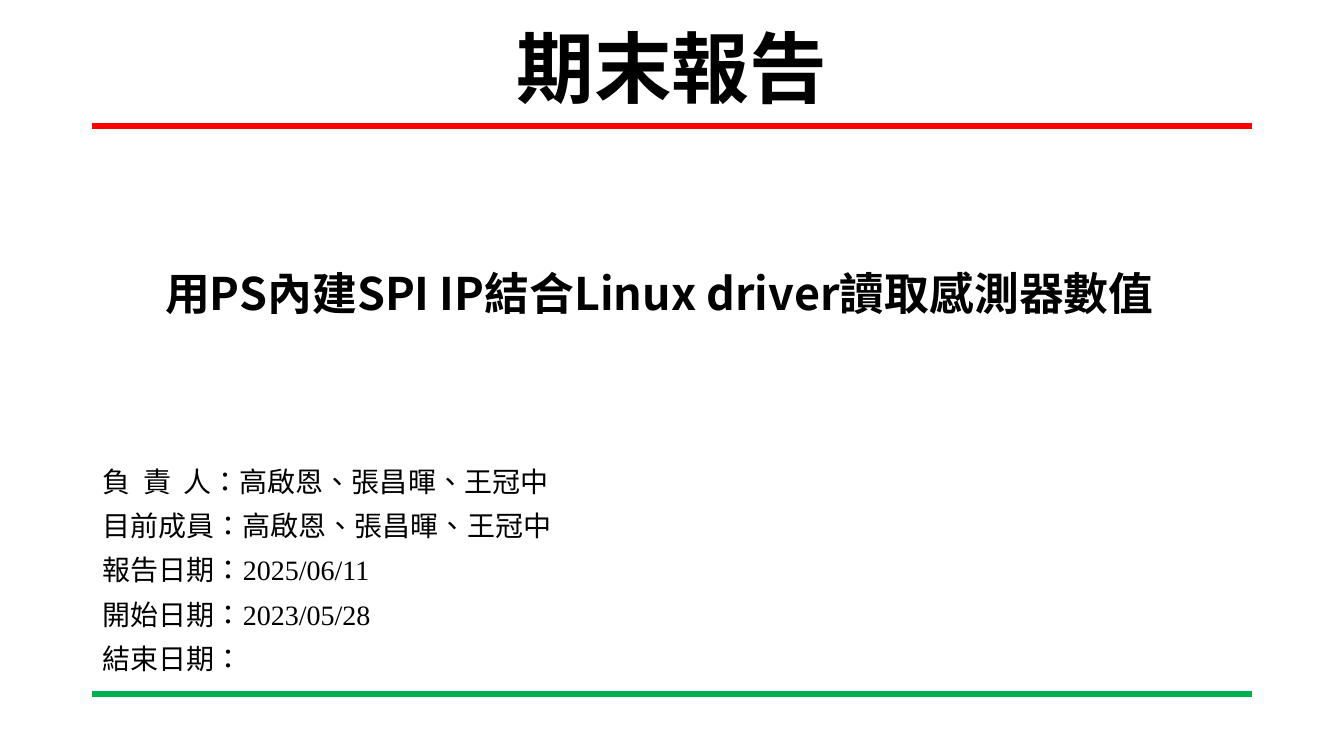
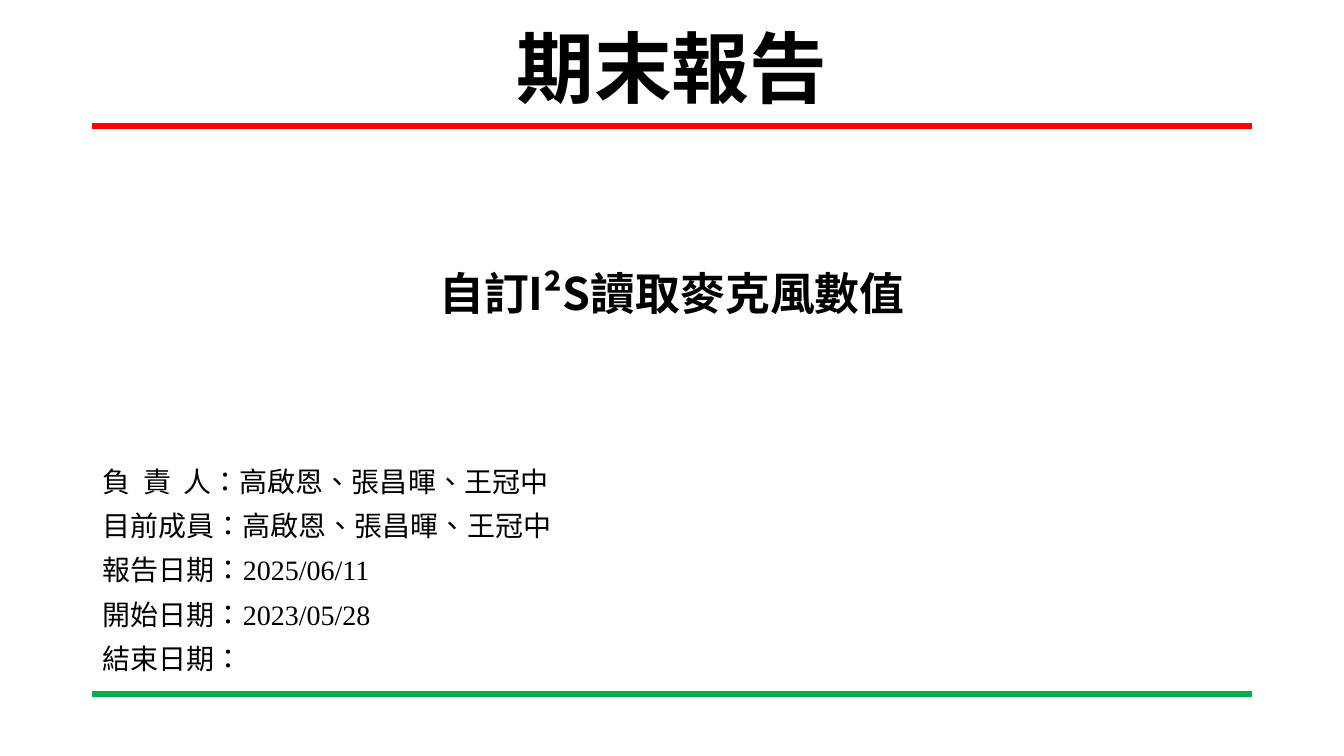
Before and after one commit to Chee-En/Final_report, a slide deck: slide 1 of SoC_期末報告.pptx. Drawn at 1344x756 pixels with LibreOffice and Linux fonts; fonts in the diff are those of the drawing; background and template pictures are left out. Boxes give left, top, right and bottom in pixels: in the first picture for what was removed or moved away, otherwise in the second. Text is boxed around its words. In the diff, an @@ line names an element or a change of style, - is before the commit and + after.

```diff
--- a/SoC_期末報告.pptx
+++ b/SoC_期末報告.pptx
@@ text at (439, 270, 904, 314): text changed @@
-用PS內建SPI IP結合Linux driver讀取感測器數值
+自訂I²S讀取麥克風數值
```
Also in this commit, not shown: 2 other slides changed, 2 other files.
